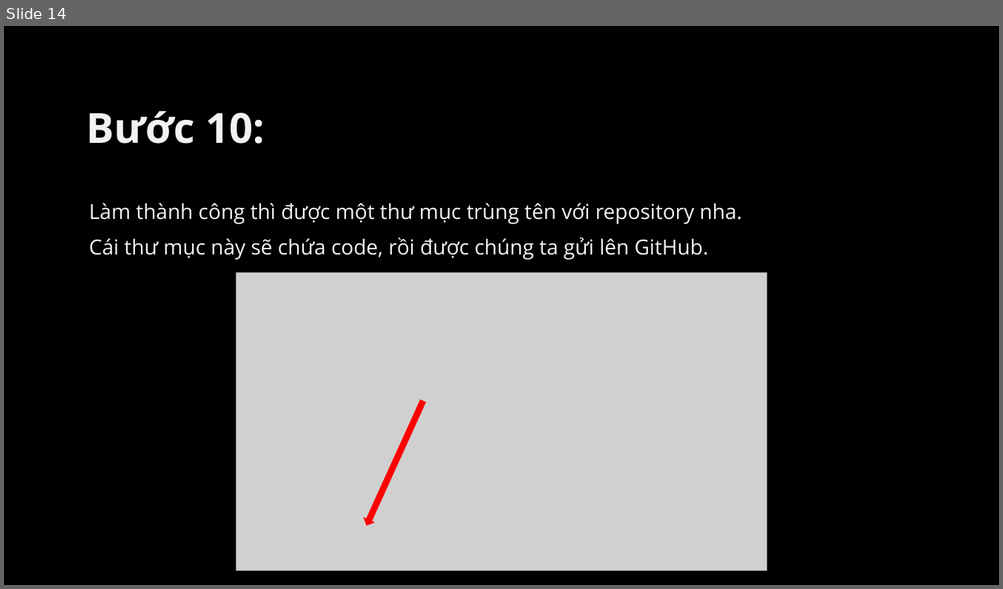
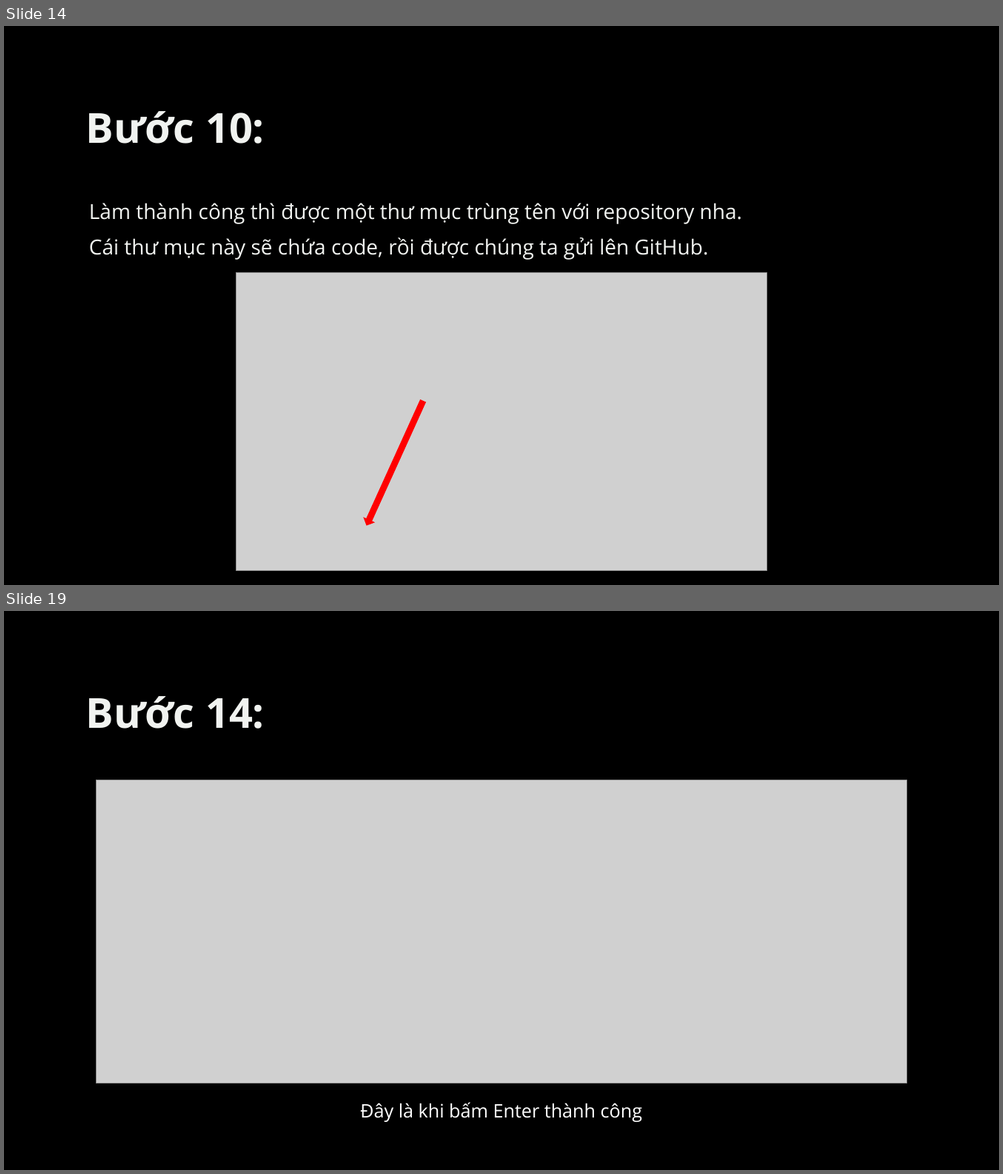
Before and after one commit to conggaro/Cach_up_source_code_len_GitHub, a slide deck: Cách upload source code lên GitHub.pptx. Shown one above the other, each under a label of ours: slide 14 before the commit, slides 14 and 19 after it; the slides between them are not shown. The pictures are 1003x589 and 1003x1174 pixels, drawn with LibreOffice and Linux fonts; fonts in the diff are those of the drawing; grey boxes stand for pictures; background and template pictures are left out. Boxes give left, top, right and bottom in pixels: in the first picture for what was removed or moved away, otherwise in the second. Text is boxed around its words. In the diff, an @@ line names an element or a change of style, - is before the commit and + after.

```diff
--- a/Cách upload source code lên GitHub.pptx
+++ b/Cách upload source code lên GitHub.pptx
@@ slide 19 added at (4, 611, 999, 1170), background picture (left out) @@
@@ title added at (86, 696, 264, 729), 40 pt, text #F1F3F0, bold @@
+Bước 14:
@@ picture added at (96, 780, 907, 1083) @@
@@ text added at (360, 1102, 642, 1122), 18 pt, text #FFFFFF @@
+Đây là khi bấm Enter thành công
```
Also in this commit, not shown: 1 slide changed, 9 other slides added.
